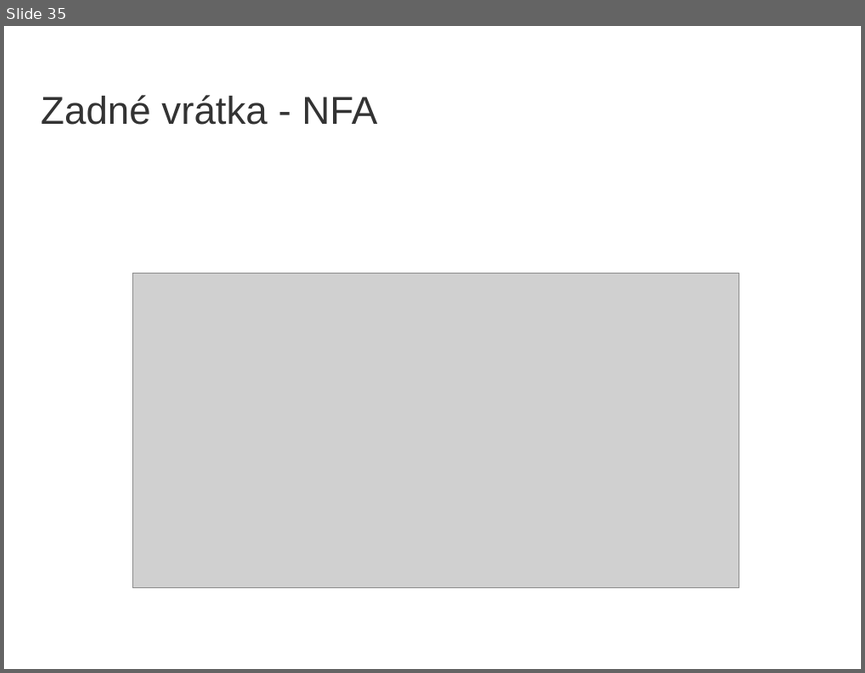
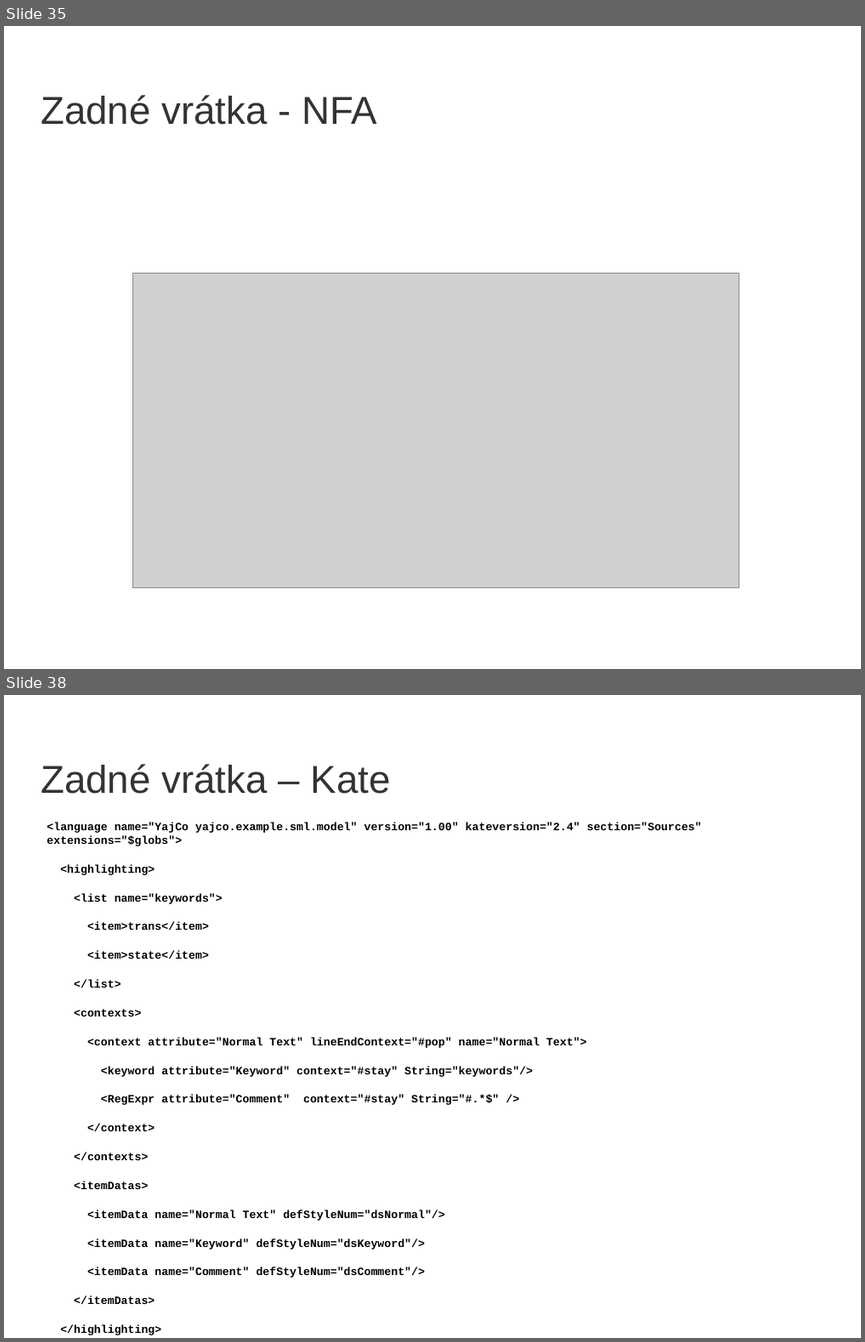
Before and after one commit to yin/syntaxer, a slide deck: obhajoba/bc2014-obhajoba15-prezentacia.odp. Shown one above the other, each under a label of ours: slide 35 before the commit, slides 35 and 38 after it; the slides between them are not shown. The pictures are 865x673 and 865x1342 pixels, drawn with LibreOffice and Linux fonts; fonts in the diff are those of the drawing; grey boxes stand for pictures; background and template pictures are left out. Boxes give left, top, right and bottom in pixels: in the first picture for what was removed or moved away, otherwise in the second. Text is boxed around its words. In the diff, an @@ line names an element or a change of style, - is before the commit and + after.

Commit message:
output examples

```diff
--- a/obhajoba/bc2014-obhajoba15-prezentacia.odp
+++ b/obhajoba/bc2014-obhajoba15-prezentacia.odp
@@ slide 38 added at <box>4,695,861,1338</box>, background picture (left out) @@
@@ title added at <box>41,764,391,794</box>, 36 pt, text #333333 @@
+Zadné vrátka – Kate
@@ text added at <box>46,823,702,1277</box>, 10.4 pt, text #000000, bold @@
+<language name="YajCo yajco.example.sml.model" version="1.00" kateversion="2.4" section="Sources" extensions="$globs">
+<highlighting>
+<list name="keywords">
+<item>trans</item>
+<item>state</item>
+</list>
+<contexts>
+<context attribute="Normal Text" lineEndContext="#pop" name="Normal Text">
+<keyword attribute="Keyword" context="#stay" String="keywords"/>
+<RegExpr attribute="Comment" context="#stay" String="#.*$" />
+</context>
+</contexts>
+<itemDatas>
+<itemData name="Normal Text" defStyleNum="dsNormal"/>
+<itemData name="Keyword" defStyleNum="dsKeyword"/>
+<itemData name="Comment" defStyleNum="dsComment"/>
+</itemDatas>
+</highlighting>
+</language>
```
Also in this commit, not shown: 2 other slides added, 1 other file.
